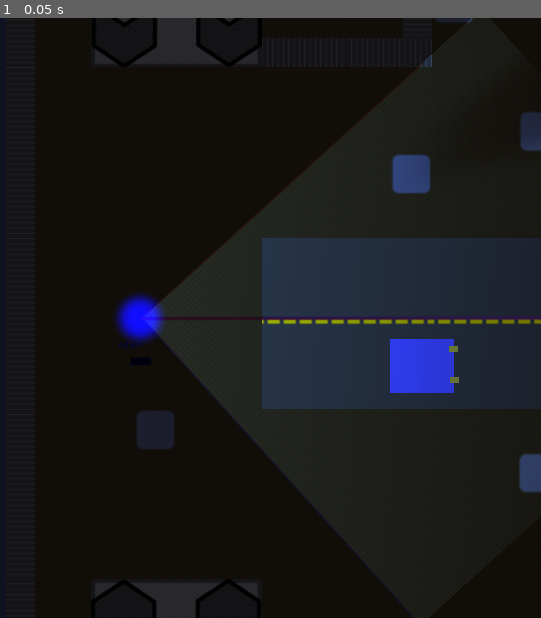
Above: before the commit, frame 1.
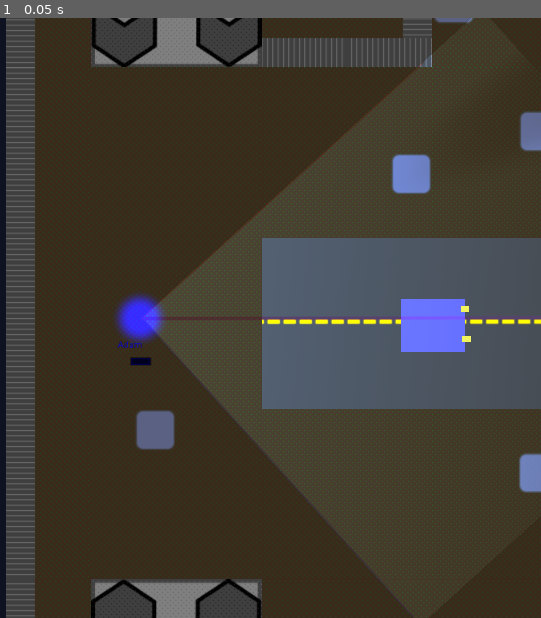
Above: after the commit, the same moment.

Repository: FugitiveTheGame/Fugitive
Game: Godot game, scene res://maps/map_00/Map_00_dev.tscn
Two runs of this game, one before a commit and one after it. Both use one fixed random seed, a clock stepped at 60 frames per second and the inputs below. This scene is started directly instead of the project's main scene.
Inputs:
- Up to frame 1 (0.05 s): no input

The runs differ from the first frame. In frame 1, 98% of the frame differs, in the area x 1-100%, y 0-100%.
Error in both runs: Assertion failed. (res://maps/map_00/Map_00_dev.gd:23)

Commit message:
Car now locked to the road

Diff:
--- a/actors/car/Car.tscn
+++ b/actors/car/Car.tscn
@@ -10,7 +10,7 @@
 
 [node name="Car" type="KinematicBody2D"]
 collision_layer = 8
-collision_mask = 15
+collision_mask = 31
 script = ExtResource( 1 )
 
 [node name="CarCollisionShape" type="CollisionShape2D" parent="."]
--- /dev/null
+++ b/actors/car_wall/CarWall.tscn
@@ -0,0 +1,11 @@
+[gd_scene load_steps=2 format=2]
+
+[sub_resource type="RectangleShape2D" id=1]
+
+[node name="CarWall" type="StaticBody2D"]
+collision_layer = 16
+collision_mask = 0
+
+[node name="CollisionShape2D" type="CollisionShape2D" parent="."]
+scale = Vector2( 12, 1 )
+shape = SubResource( 1 )
--- /dev/null
+++ b/actors/car_wall/CarWallLong.tscn
@@ -0,0 +1,11 @@
+[gd_scene load_steps=2 format=2]
+
+[sub_resource type="RectangleShape2D" id=1]
+
+[node name="CarWallLong" type="StaticBody2D"]
+collision_layer = 16
+collision_mask = 0
+
+[node name="CollisionShape2D" type="CollisionShape2D" parent="."]
+scale = Vector2( 100, 1 )
+shape = SubResource( 1 )
--- /dev/null
+++ b/actors/car_wall/CarWallMedium.tscn
@@ -0,0 +1,11 @@
+[gd_scene load_steps=2 format=2]
+
+[sub_resource type="RectangleShape2D" id=1]
+
+[node name="CarWall" type="StaticBody2D"]
+collision_layer = 16
+collision_mask = 0
+
+[node name="CollisionShape2D" type="CollisionShape2D" parent="."]
+scale = Vector2( 50, 1 )
+shape = SubResource( 1 )
--- a/maps/map_00/Map_00.tscn
+++ b/maps/map_00/Map_00.tscn
@@ -1,8 +1,11 @@
-[gd_scene load_steps=5 format=2]
+[gd_scene load_steps=8 format=2]
 
 [ext_resource path="res://maps/map_00/Map_00.gd" type="Script" id=1]
 [ext_resource path="res://maps/tilesets/neighborhood/tileset.tres" type="TileSet" id=2]
 [ext_resource path="res://fonts/content/ContentFont.tres" type="DynamicFont" id=3]
+[ext_resource path="res://actors/car_wall/CarWallMedium.tscn" type="PackedScene" id=4]
+[ext_resource path="res://actors/car_wall/CarWallLong.tscn" type="PackedScene" id=5]
+[ext_resource path="res://actors/car_wall/CarWall.tscn" type="PackedScene" id=6]
 
 [sub_resource type="RectangleShape2D" id=1]
 extents = Vector2( 130.245, 470.83 )
@@ -16,6 +19,7 @@
 tile_data = PoolIntArray( -4456446, -1073741810, 0, -4456444, 18, 0, -4456442, 11, 0, -4456438, 11, 0, -4456434, 7, 0,  …(7246 unchanged characters)…
 
 [node name="ambient" type="CanvasModulate" parent="."]
+visible = false
 color = Color( 0.313726, 0.313726, 0.352941, 1 )
 
 [node name="players" type="Node" parent="."]
@@ -83,6 +87,122 @@
 margin_bottom = 128.0
 text = "Back to Lobby"
 
-[node name="cars" type="Node" parent="."]
+[node name="car_walls" type="Node" parent="."]
+
+[node name="CarWall" parent="car_walls" instance=ExtResource( 6 )]
+position = Vector2( 377.915, 118.195 )
+
+[node name="CarWall2" parent="car_walls" instance=ExtResource( 6 )]
+position = Vector2( 126.446, 119.093 )
+
+[node name="CarWall3" parent="car_walls" instance=ExtResource( 6 )]
+position = Vector2( 131.835, 395.709 )
+
+[node name="CarWall5" parent="car_walls" instance=ExtResource( 6 )]
+position = Vector2( 384.202, 395.709 )
+
+[node name="CarWall6" parent="car_walls" instance=ExtResource( 6 )]
+position = Vector2( 632.976, 396.607 )
+
+[node name="CarWall7" parent="car_walls" instance=ExtResource( 6 )]
+position = Vector2( 888.936, 396.607 )
+
+[node name="CarWall8" parent="car_walls" instance=ExtResource( 6 )]
+position = Vector2( 1135.02, 397.505 )
+
+[node name="CarWall9" parent="car_walls" instance=ExtResource( 6 )]
+position = Vector2( 1389.18, 396.607 )
+
+[node name="CarWall10" parent="car_walls" instance=ExtResource( 6 )]
+position = Vector2( 892.528, 116.399 )
+
+[node name="CarWall21" parent="car_walls" instance=ExtResource( 6 )]
+position = Vector2( 910.983, -1935.17 )
+
+[node name="CarWall22" parent="car_walls" instance=ExtResource( 6 )]
+position = Vector2( 1157.36, -1935.17 )
+
+[node name="CarWall23" parent="car_walls" instance=ExtResource( 6 )]
+position = Vector2( 1395.62, -1932.46 )
+
+[node name="CarWall24" parent="car_walls" instance=ExtResource( 6 )]
+position = Vector2( 1394.27, -3697.74 )
+
+[node name="CarWall25" parent="car_walls" instance=ExtResource( 6 )]
+position = Vector2( 1153.3, -3699.1 )
+
+[node name="CarWall26" parent="car_walls" instance=ExtResource( 6 )]
+position = Vector2( 908.275, -3699.1 )
+
+[node name="CarWall27" parent="car_walls" instance=ExtResource( 6 )]
+position = Vector2( 1942.25, -3698.03 )
+
+[node name="CarWall28" parent="car_walls" instance=ExtResource( 6 )]
+position = Vector2( 2190.2, -3698.03 )
+
+[node name="CarWall29" parent="car_walls" instance=ExtResource( 6 )]
+position = Vector2( 2438.15, -3698.03 )
+
+[node name="CarWall30" parent="car_walls" instance=ExtResource( 6 )]
+position = Vector2( 2550.73, -3843.38 )
+rotation = 1.57079
+
+[node name="CarWall11" parent="car_walls" instance=ExtResource( 6 )]
+position = Vector2( 1148.49, 116.399 )
+
+[node name="CarWall12" parent="car_walls" instance=ExtResource( 6 )]
+position = Vector2( 1398.16, 116.399 )
+
+[node name="CarWall13" parent="car_walls" instance=ExtResource( 6 )]
+position = Vector2( 1546.35, 254.707 )
+rotation = 1.57079
+
+[node name="CarWall4" parent="car_walls" instance=ExtResource( 6 )]
+position = Vector2( -14.556, 260 )
+rotation = -1.57079
+
+[node name="CarWallLong" parent="car_walls" instance=ExtResource( 5 )]
+position = Vector2( 497.564, -894.568 )
+rotation = 1.57079
+
+[node name="CarWallLong2" parent="car_walls" instance=ExtResource( 5 )]
+position = Vector2( 497.564, -2938.25 )
+rotation = 1.57079
+
+[node name="CarWallLong4" parent="car_walls" instance=ExtResource( 5 )]
+position = Vector2( 1810.94, -2698.33 )
+rotation = 1.57079
+
+[node name="CarWallLong3" parent="car_walls" instance=ExtResource( 5 )]
+position = Vector2( 1515.74, -3983.65 )
+rotation = 3.14159
+
+[node name="CarWall14" parent="car_walls" instance=ExtResource( 4 )]
+position = Vector2( 781.256, -399.855 )
+rotation = 1.57079
+
+[node name="CarWall15" parent="car_walls" instance=ExtResource( 4 )]
+position = Vector2( 778.18, -1159.58 )
+rotation = 1.57079
+
+[node name="CarWall17" parent="car_walls" instance=ExtResource( 4 )]
+position = Vector2( 778.18, -2426.81 )
+rotation = 1.57079
+
+[node name="CarWall18" parent="car_walls" instance=ExtResource( 4 )]
+position = Vector2( 784.332, -3208.07 )
+rotation = 1.57079
+
+[node name="CarWall19" parent="car_walls" instance=ExtResource( 4 )]
+position = Vector2( 1525.6, -3208.07 )
+rotation = 1.57079
+
+[node name="CarWall20" parent="car_walls" instance=ExtResource( 4 )]
+position = Vector2( 1528.68, -2432.97 )
+rotation = 1.57079
+
+[node name="CarWall16" parent="car_walls" instance=ExtResource( 4 )]
+position = Vector2( 1288.76, -1651.71 )
+rotation = 3.14159
 [connection signal="timeout" from="GracePeriodTimer" to="." method="_on_GracePeriodTimer_timeout"]
 [connection signal="pressed" from="UiLayer/GameOverDialog/VBoxContainer/BackToLobbyButton" to="." method="_on_BackToLobbyButton_pressed"]
--- a/maps/map_00/Map_00_dev.tscn
+++ b/maps/map_00/Map_00_dev.tscn
@@ -6,7 +6,7 @@
 [ext_resource path="res://actors/hider/Hider.tscn" type="PackedScene" id=4]
 [ext_resource path="res://actors/car/Car.tscn" type="PackedScene" id=5]
 
-[node name="base" instance=ExtResource( 1 )]
+[node name="base" index="0" instance=ExtResource( 1 )]
 script = ExtResource( 2 )
 
 [node name="Seeker00" parent="players" index="0" instance=ExtResource( 3 )]
@@ -20,5 +20,5 @@
 [node name="Hider01" parent="players" index="2" instance=ExtResource( 4 )]
 playerName = "Alex"
 
-[node name="Car" parent="cars" index="0" instance=ExtResource( 5 )]
-position = Vector2( 240, 320 )
+[node name="Car" parent="players" index="3" instance=ExtResource( 5 )]
+position = Vector2( 257.617, 259.279 )
--- a/project.godot
+++ b/project.godot
@@ -111,6 +111,7 @@
 2d_physics/layer_2="seekers"
 2d_physics/layer_3="hiders"
 2d_physics/layer_4="cars"
+2d_physics/layer_5="car_walls"
 
 [physics]
 
